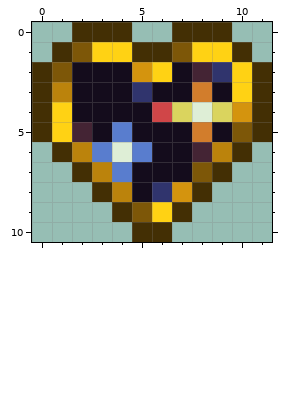
One commit to this pixel-art sprite: Items/Usable/GalaxyHeart.png. This is how it looked before the edit.
The file is 24x22 pixels, drawn in blocks of 2x2; one block is one cell here.
The result:
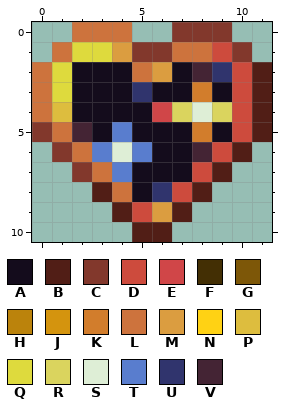
Palette (. is transparent): A #140c1c  B #511e16  C #82382c  D #cd4b3d  E #d04648  F #432f04  G #7d5708  H #bb830c  J #d4940e  K #d27d2c  L #cd733d  M #db9d40  N #ffd214  P #ddbd3e  Q #deda3d  R #dad45e  S #deeed6  T #597dce  U #30346d  V #442434
Changes in this commit:
@@ x 0..11 @@
- 0 ..FFF..FFF..
- 1 .FGNNFFGNNF.
- 2 FGAAAJNAVUNF
- 3 FHAAAUAAKANF
- 4 FNAAAAERSRJF
- 5 FNVATAAAKAGF
- 6 .FHTSTAAVHF.
- 7 ..FHTAAAGF..
- 8 ...FHAUJF...
- 9 ....FGNF....
-10 .....FF.....
+ 0 ..LLL..CCC..
+ 1 .LQQMCCLLDC.
+ 2 LQAAALMAVUDB
+ 3 LQAAAUAAKADB
+ 4 LPAAAAERSRDB
+ 5 CLVATAAAKADB
+ 6 .CLTSTAAVDB.
+ 7 ..CLTAAADB..
+ 8 ...BLAUDB...
+ 9 ....BDMB....
+10 .....BB.....
